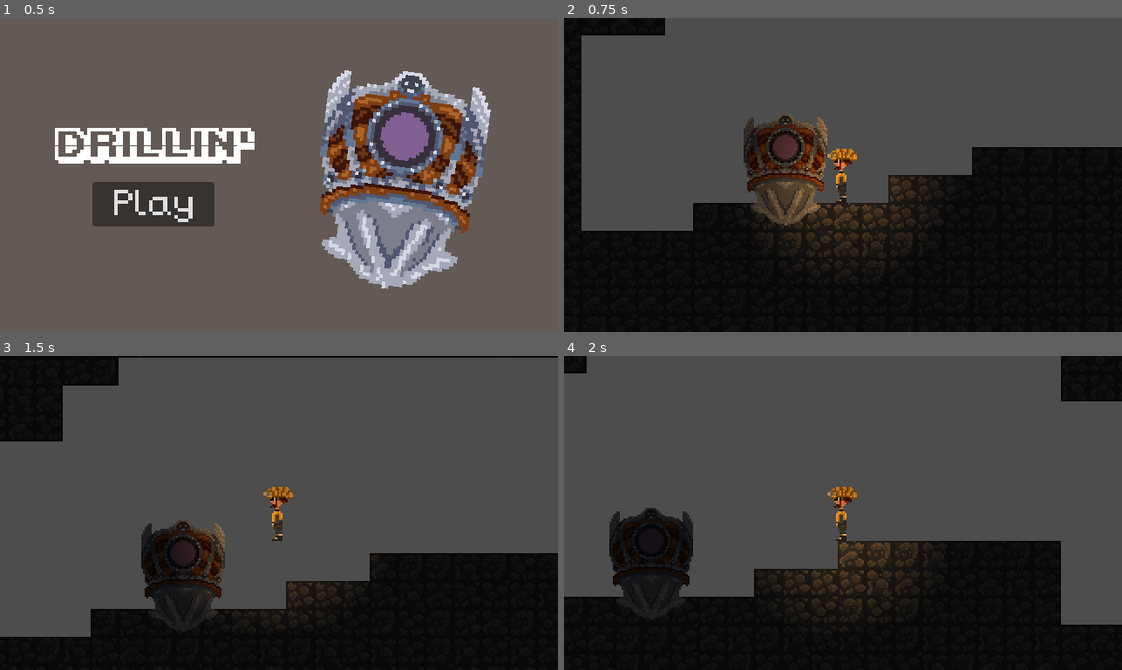
Above: before the commit, frames 1-4 (two rows, left to right).
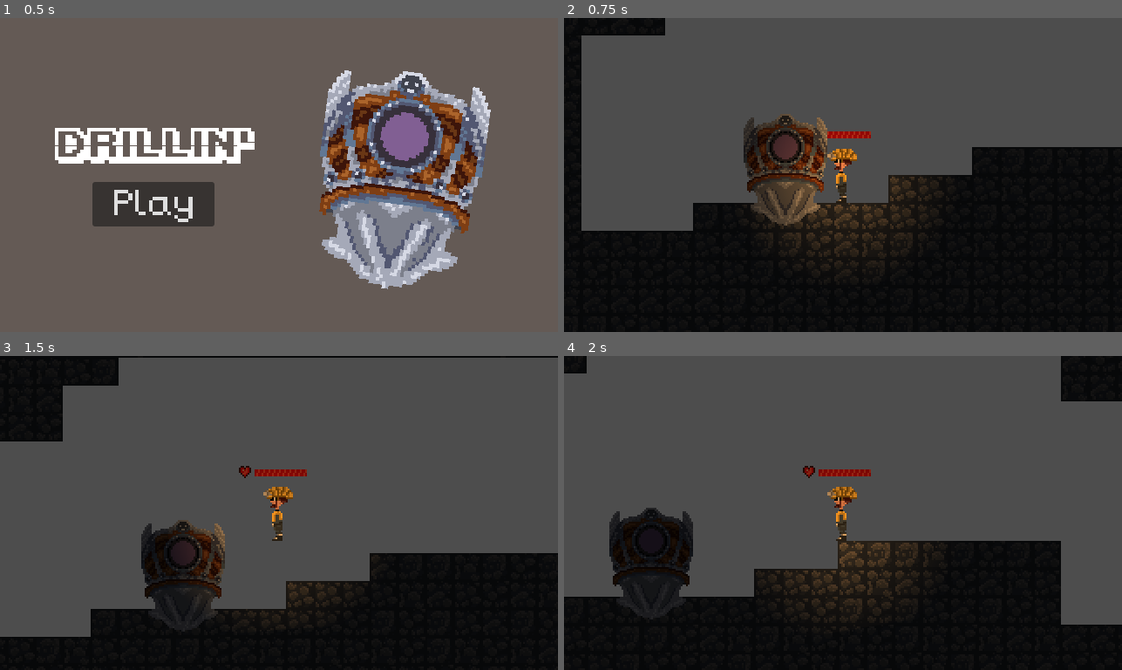
Above: after the commit, the same moments.

Repository: AmazinAxel/drillin
Game: Godot game, scene res://scenes/UI/PlayUI.tscn
Two runs of this game, one before a commit and one after it. Both use one fixed random seed, a clock stepped at 60 frames per second and the inputs below.
Inputs (mouse positions are in pixels of both pictures, inside the frame that each line leads up to):
- Up to frame 1 (0.5 s): no input
- Up to frame 2 (0.75 s): click "Play" at 0.5 s
- Up to frame 3 (1.5 s): tap Enter at 1.25 s; move the mouse to (401, 497) at 1.27 s; hold D (right) from 1.28 s (still down); tap W (up) at 1.35 s
- Up to frame 4 (2 s): keep holding D (right); tap W (up) at 1.52, 1.82 s

Frame 1 is identical in both runs. In frame 2, 0.2% of the frame differs, in the area x 47-55%, y 36-39%; in frame 3, 0.3%, in the area x 42-55%, y 35-39%; in frame 4, 0.3%.

Commit message:
feat: healthbars

Diff:
--- a/project.godot
+++ b/project.godot
@@ -20,10 +20,6 @@
 window/size/viewport_width=640
 window/size/viewport_height=360
 window/stretch/mode="viewport"
-
-[global_group]
-
-player=""
 
 [input]
 
--- a/scenes/Enemy1/enemy.gd
+++ b/scenes/Enemy1/enemy.gd
@@ -1,7 +1,7 @@
 extends CharacterBody2D
 
-var speed = 50.0
-var health = 3
+var speed = 50.0;
+var health = 3;
 
 func _physics_process(delta):
 	# Find the player
--- a/scenes/Player/Player.tscn
+++ b/scenes/Player/Player.tscn
@@ -2,6 +2,9 @@
 
 [ext_resource type="Script" uid="uid://bbc03uvvumeip" path="res://scenes/Player/playerMovement.gd" id="1_ky53y"]
 [ext_resource type="Texture2D" uid="uid://bq0ebqqy3bya1" path="res://scenes/Walker3000.png" id="2_ky53y"]
+[ext_resource type="Texture2D" uid="uid://dtwel8dslgvjp" path="res://scenes/BarMpty.png" id="3_xcisb"]
+[ext_resource type="Texture2D" uid="uid://dw5qqjyh5rfq2" path="res://scenes/BarrFull.png" id="4_socpp"]
+[ext_resource type="Texture2D" uid="uid://dbqx4wuya0ivd" path="res://scenes/Heart.png" id="5_fxc31"]
 
 [sub_resource type="ImageTexture" id="ImageTexture_h00vy"]
 
@@ -93,8 +96,15 @@
 zoom = Vector2(2, 2)
 
 [node name="TextureProgressBar" type="TextureProgressBar" parent="CharacterBody2D" unique_id=220829333]
-offset_left = -17.0
-offset_top = -28.0
-offset_right = 20.0
-offset_bottom = -20.0
+offset_left = -14.835671
+offset_top = -38.0
+offset_right = 22.16433
+offset_bottom = -6.0
+value = 100.0
+texture_under = ExtResource("3_xcisb")
+texture_progress = ExtResource("4_socpp")
 metadata/_edit_use_anchors_ = true
+
+[node name="Heart" type="Sprite2D" parent="CharacterBody2D" unique_id=1888556675]
+position = Vector2(-18.814468, -24)
+texture = ExtResource("5_fxc31")
Binary file added: scenes/BarMpty.png
Not shown, added: scenes/BarMpty.png.import
Binary file added: scenes/BarrFull.png
Not shown, changed: scenes/BarrFull.png.import
Binary file removed: scenes/Map/Barr.png
